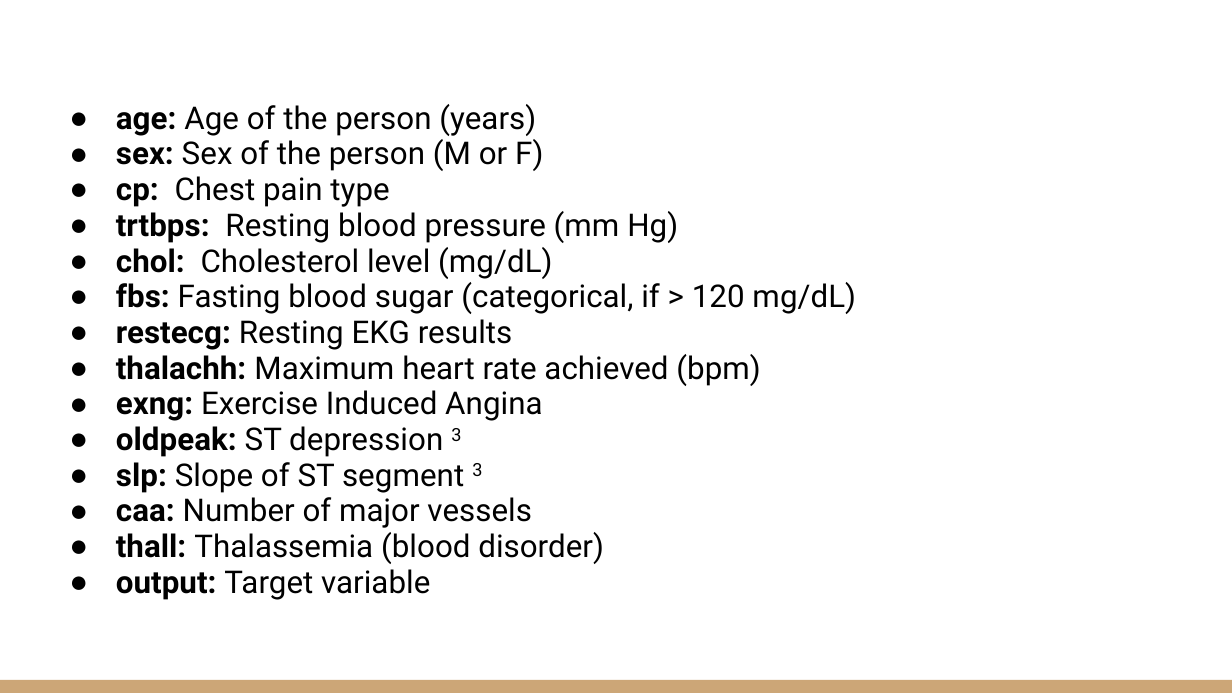
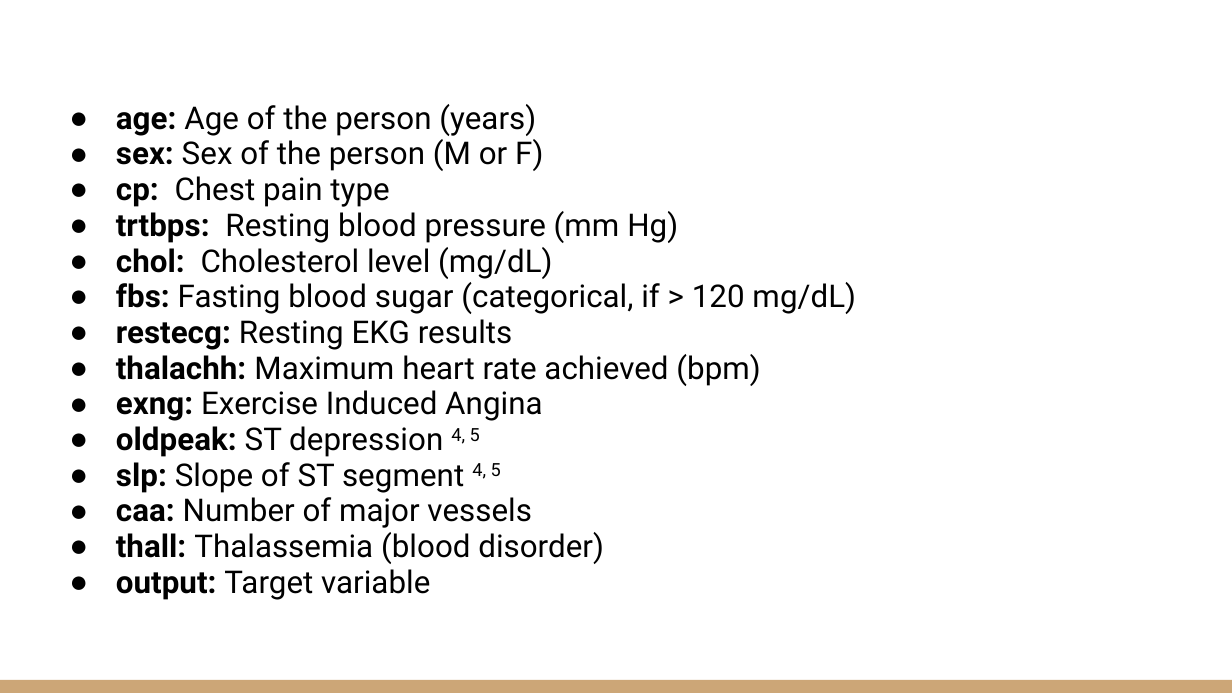
Before and after one commit to zachcarlson/HeartAttackPredictor, a slide deck: slide 7 of documents/DSCI 631 Final Project Presentation.pptx. Drawn at 1232x693 pixels with LibreOffice and Linux fonts; fonts in the diff are those of the drawing. Boxes give left, top, right and bottom in pixels: in the first picture for what was removed or moved away, otherwise in the second. Text is boxed around its words. In the diff, an @@ line names an element or a change of style, - is before the commit and + after.

```diff
--- a/documents/DSCI 631 Final Project Presentation.pptx
+++ b/documents/DSCI 631 Final Project Presentation.pptx
@@ text at (x1=116, y1=426, x2=501, y2=493): text changed @@
-● oldpeak: ST depression 3
-● slp: Slope of ST segment 3
+● oldpeak: ST depression 4, 5
+● slp: Slope of ST segment 4, 5
```
Also in this commit, not shown: 2 other slides changed, 2 slides added, 1 other file.
